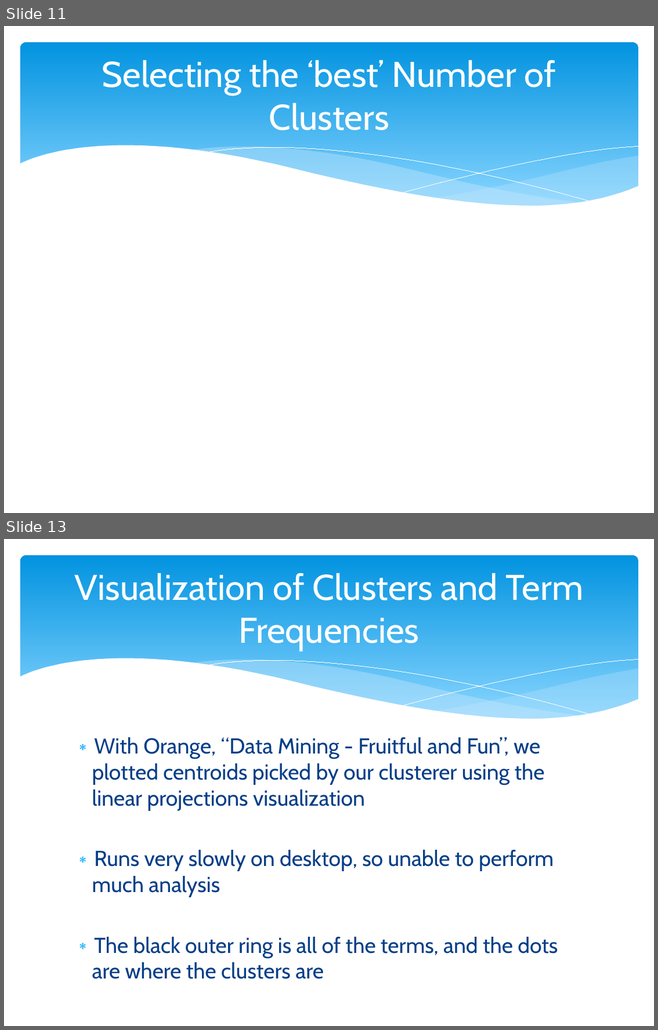
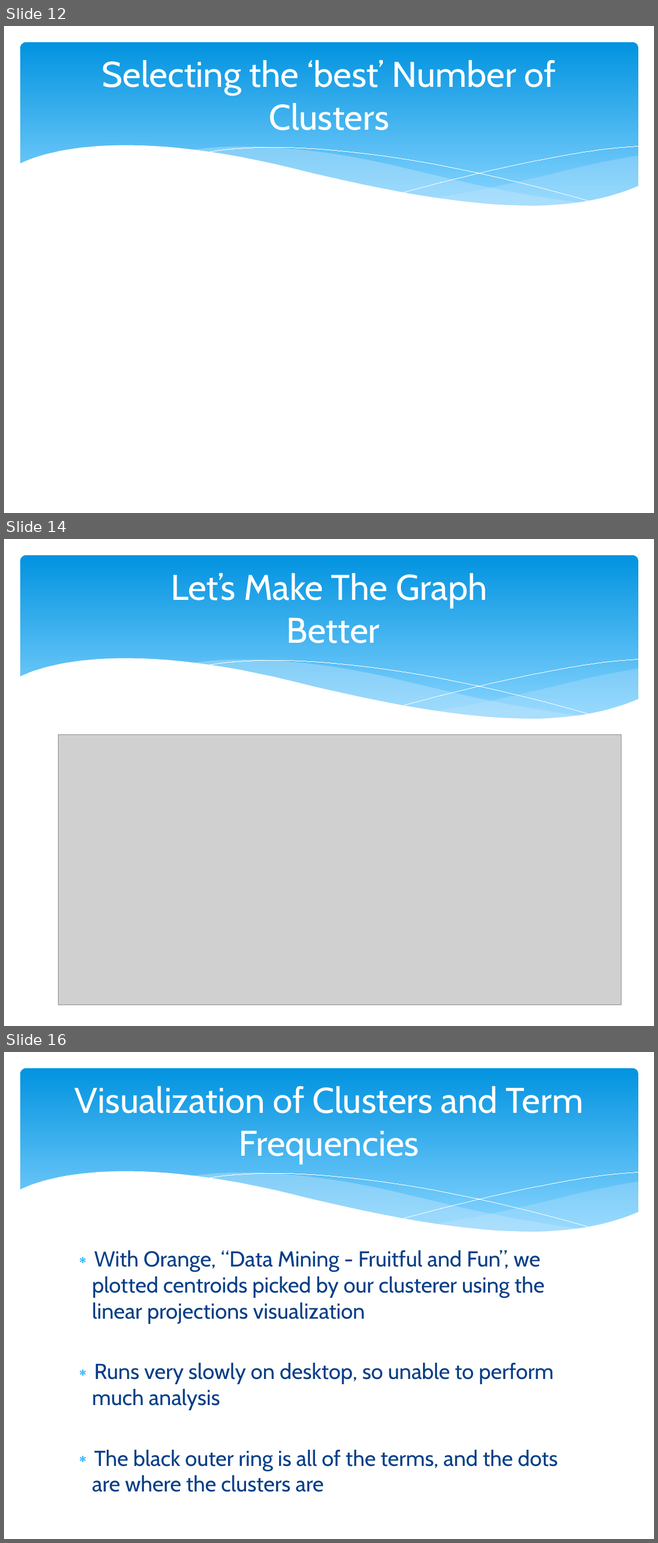
Before and after one commit to Mletter1/Challenge1, a slide deck: Presentation.pptx. Shown one above the other, each under a label of ours: slides 11 and 13 before the commit, slides 12, 14 and 16 after it; the slides between them are not shown. The pictures are 658x1030 and 658x1543 pixels, drawn with LibreOffice and Linux fonts; fonts in the diff are those of the drawing; grey boxes stand for pictures. Boxes give left, top, right and bottom in pixels: in the first picture for what was removed or moved away, otherwise in the second. Text is boxed around its words. In the diff, an @@ line names an element or a change of style, - is before the commit and + after.

```diff
--- a/Presentation.pptx
+++ b/Presentation.pptx
@@ slide 14 added at [4,539,654,1026], background #FFFFFF; not listed: 6 template elements that a slide beside it also shows @@
@@ title added at [170,573,487,643], 39.6 pt, text #FFFFFF @@
+Let’s Make The Graph
+Better
@@ picture added at [59,734,621,1005] @@
@@ what was slide 11 is now slide 12 @@
@@ what was slide 13 is now slide 16 @@
```
Also in this commit, not shown: 2 slides changed, 3 other slides added, 1 other file.
